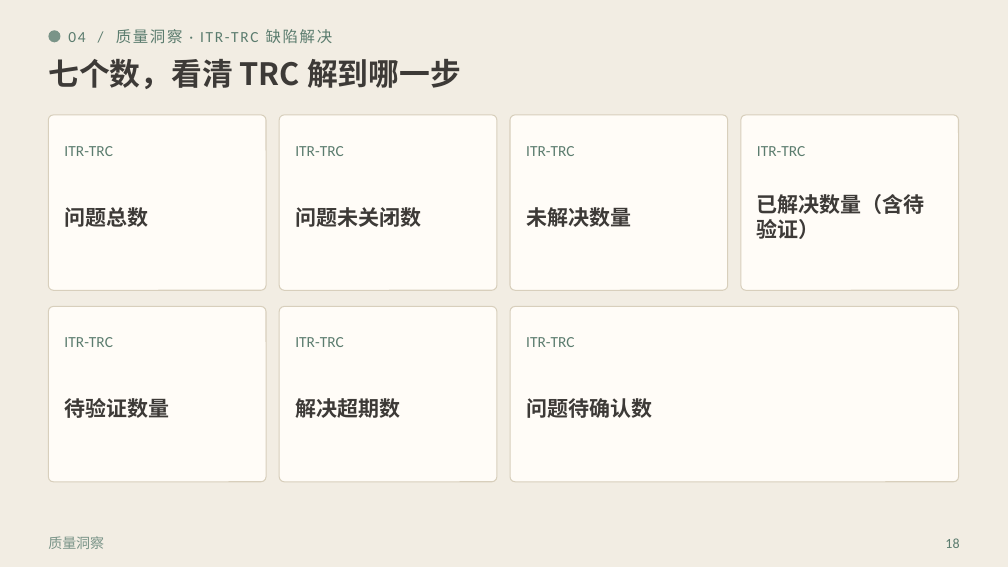
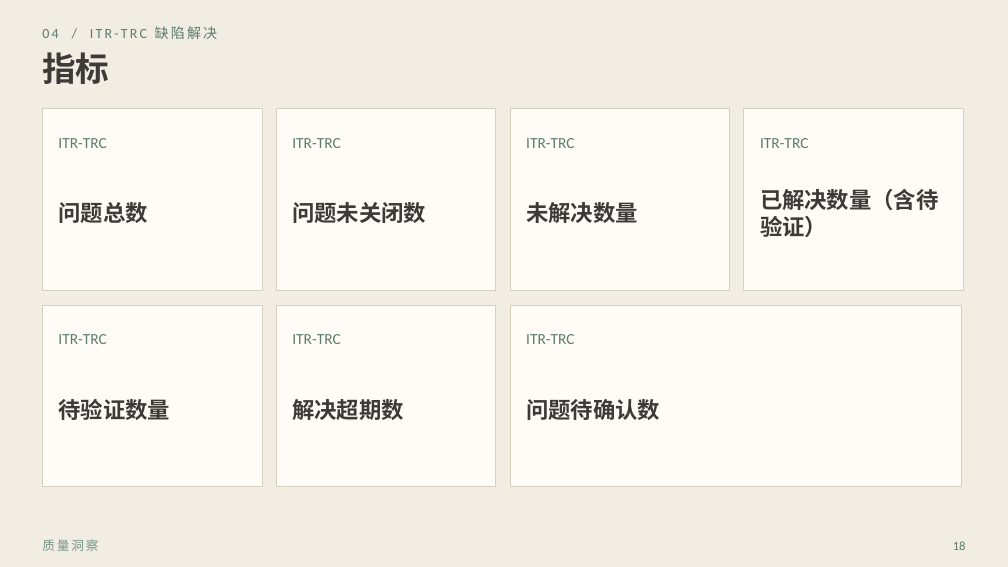
Before and after one commit to khalildai/test-send-file, a slide deck: slide 18 of 效能平台版本发布会.pptx. Drawn at 1008x567 pixels with LibreOffice and Linux fonts; fonts in the diff are those of the drawing. Boxes give left, top, right and bottom in pixels: in the first picture for what was removed or moved away, otherwise in the second. Text is boxed around its words. In the diff, an @@ line names an element or a change of style, - is before the commit and + after.

```diff
--- a/效能平台版本发布会.pptx
+++ b/效能平台版本发布会.pptx
@@ text at (42,26,218,39): text changed; size 11 to 10 pt @@
-04 / 质量洞察 · ITR-TRC 缺陷解决
+04 / ITR-TRC 缺陷解决
@@ text added at (42,52,109,84), 24 pt, text #3D3A37, bold @@
+指标
@@ ellipse removed at (48,30,60,42) @@
@@ text removed at (48,59,461,89) @@
-七个数，看清 TRC 解到哪一步
@@ rounded rectangle to rectangle in 7 elements at (510,305,962,487), (276,305,496,487), (510,109,730,290), (276,109,496,290), (42,305,262,487), (744,109,964,290), (42,109,262,290) @@
@@ rectangle: place and size @@
-rectangle at (48,115,266,290)
+rectangle at (42,109,262,290)
@@ rectangle: place and size @@
-rectangle at (279,115,497,290)
+rectangle at (276,109,496,290)
@@ rectangle: place and size @@
-rectangle at (510,115,728,290)
+rectangle at (510,109,730,290)
@@ rectangle: place and size @@
-rectangle at (741,115,959,290)
+rectangle at (744,109,964,290)
@@ text "ITR-TRC": place and size @@
-text "ITR-TRC" at (64,146,112,156)
+text "ITR-TRC" at (58,138,106,148)
@@ text "ITR-TRC": place and size @@
-text "ITR-TRC" at (295,146,343,156)
+text "ITR-TRC" at (292,138,340,148)
@@ text "ITR-TRC": place and size @@
-text "ITR-TRC" at (526,146,574,156)
+text "ITR-TRC" at (526,138,574,148)
@@ text "ITR-TRC": place and size @@
-text "ITR-TRC" at (757,146,805,156)
+text "ITR-TRC" at (760,138,808,148)
@@ size 15 to 16 pt in 7 elements at (526,399,660,420), (292,399,404,420), (58,399,170,420), (526,202,638,223), (292,202,426,223), (760,189,939,237), (58,202,147,223) @@
@@ rectangle: place and size @@
-rectangle at (48,306,266,482)
+rectangle at (42,305,262,487)
@@ text "ITR-TRC": place and size @@
-text "ITR-TRC" at (64,337,112,347)
+text "ITR-TRC" at (58,334,106,344)
@@ rectangle: place and size @@
-rectangle at (279,306,497,482)
+rectangle at (276,305,496,487)
@@ rectangle: place and size @@
-rectangle at (510,306,959,482)
+rectangle at (510,305,962,487)
@@ text "质量洞察" at (42,539,98,551): size 10 to 9 pt, letter spacing 0 to 1.4 pt @@
@@ text "18": place and size @@
-text "18" at (945,538,959,548)
+text "18" at (953,541,966,550)
@@ text "18" at (953,541,966,550): size 10 to 9 pt @@
```
Also in this commit, not shown: 22 other slides changed.
